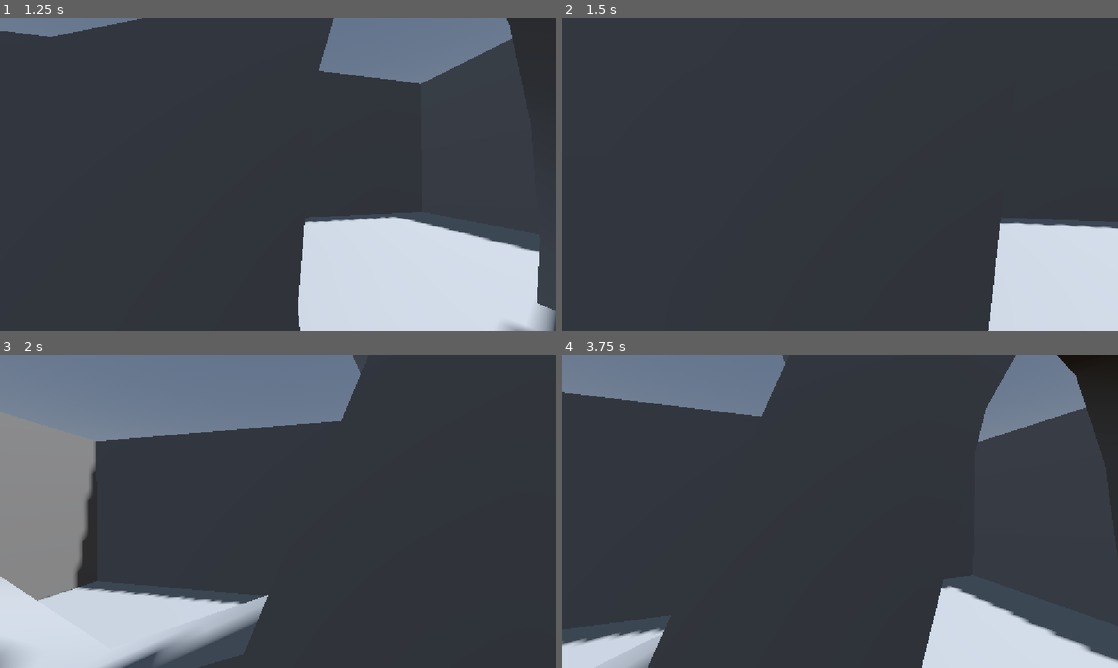
Above: before the commit, frames 1-4 (two rows, left to right).
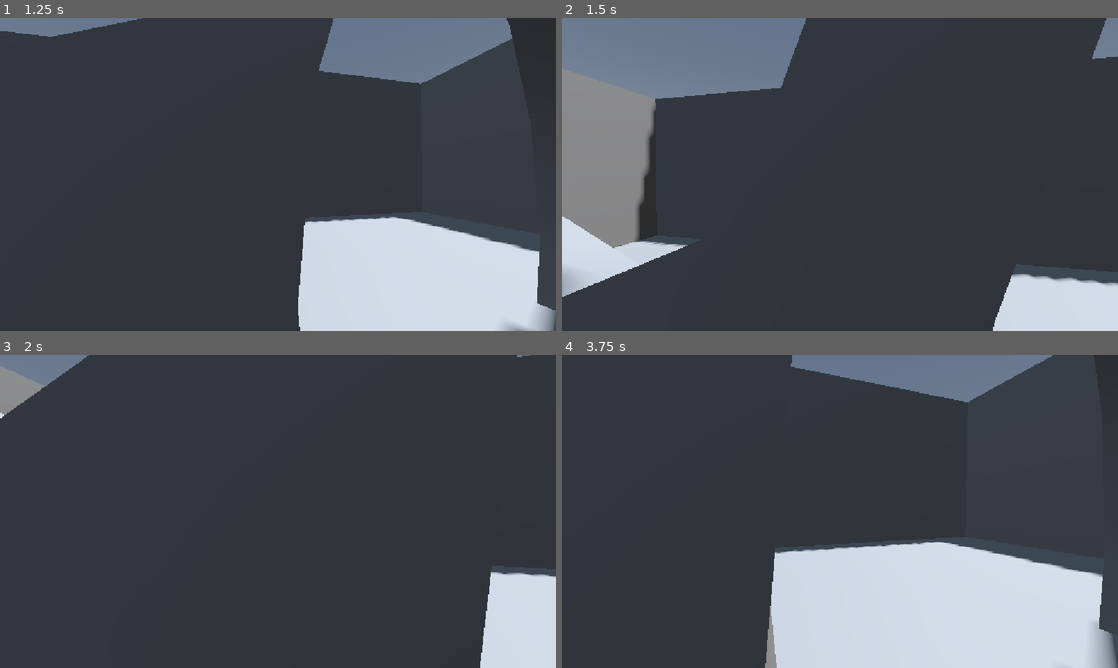
Above: after the commit, the same moments.

Repository: Mclorl/Basic-Camera-and-Movement
Game: Godot game, scene res://scene/main.tscn
The game is run twice, just before and just after one commit, with the same random seed, the same clock (stepped at 60 frames per second) and the same inputs.
Inputs (mouse positions are in pixels of both pictures, inside the frame that each line leads up to):
- Up to frame 1 (1.25 s): tap Enter (ui_accept) at 0.5, 0.6, 0.77, 1.07 s; move the mouse to (305, 174) at 0.52 s; hold W (Forward) from 0.53 s (still down)
- Up to frame 2 (1.5 s): keep holding W (Forward); move the mouse to (812, 174) at 1.27 s; tap Shift (Shift) at 1.35 s
- Up to frame 3 (2 s): keep holding W (Forward); tap Enter (ui_accept) at 1.52, 1.55, 1.82 s
- Up to frame 4 (3.75 s): keep holding W (Forward); move the mouse to (851, 505) at 2.02 s; hold Right mouse button (Zoom-In) 2.03-2.78 s; tap Enter (ui_accept) at 2.3, 2.85, 3.02, 3.32 s; move the mouse to (834, 517) at 2.77 s; move the mouse to (878, 514) at 3.52 s; hold Shift (Shift) from 3.53 s (still down)

Frame 1 is identical in both runs. In frame 2, 24% of the frame differs, in the area x 0-100%, y 0-100%; in frame 3, 36%; in frame 4, 34%.

Commit message:
added a jump buffer feature
Addded a jump buffer feature so that it will feel natural whenever the player press the jump key even if they are not on the ground yet.

Diff:
--- a/Scripts/player_controller.gd
+++ b/Scripts/player_controller.gd
@@ -6,6 +6,10 @@
 const SPRINT_SPEED: float = 4.0
 const JUMP_VELOCITY: float = 3.5
 
+@export var jump_buffer_timer: float = 0.2
+
+var jump_buffer: bool = false
+var jump_available: bool = true
 var speed = WALK_SPEED
 
 @onready var camera_controller_anchor: Marker3D = $Camera_Controller_Anchor
@@ -16,10 +20,19 @@
 	# Add the gravity.
 	if not is_on_floor():
 		velocity += get_gravity() * delta
+	else:
+		jump_available = true
+		if jump_buffer:
+			jump()
+			jump_buffer = false
 
 	# Handle jump.
-	if Input.is_action_just_pressed("ui_accept") and is_on_floor():
-		velocity.y = JUMP_VELOCITY
+	if Input.is_action_just_pressed("ui_accept"):
+		if jump_available:
+			jump()
+		else:
+			jump_buffer = true
+			get_tree().create_timer(jump_buffer_timer).timeout.connect(on_jump_buffer_timeout)
 
 	# Get the input direction and handle the movement/deceleration.
 	# As good practice, you should replace UI actions with custom gameplay actions.
@@ -45,6 +58,13 @@
 
 	move_and_slide()
 
+func jump() -> void:
+	velocity.y = JUMP_VELOCITY
+	jump_available = false
+
+func on_jump_buffer_timeout() -> void:
+	jump_buffer = false
+
 	# Note:
 	# - turn on physics interpolation.
 	# - set the physics jitter fix to 0.
